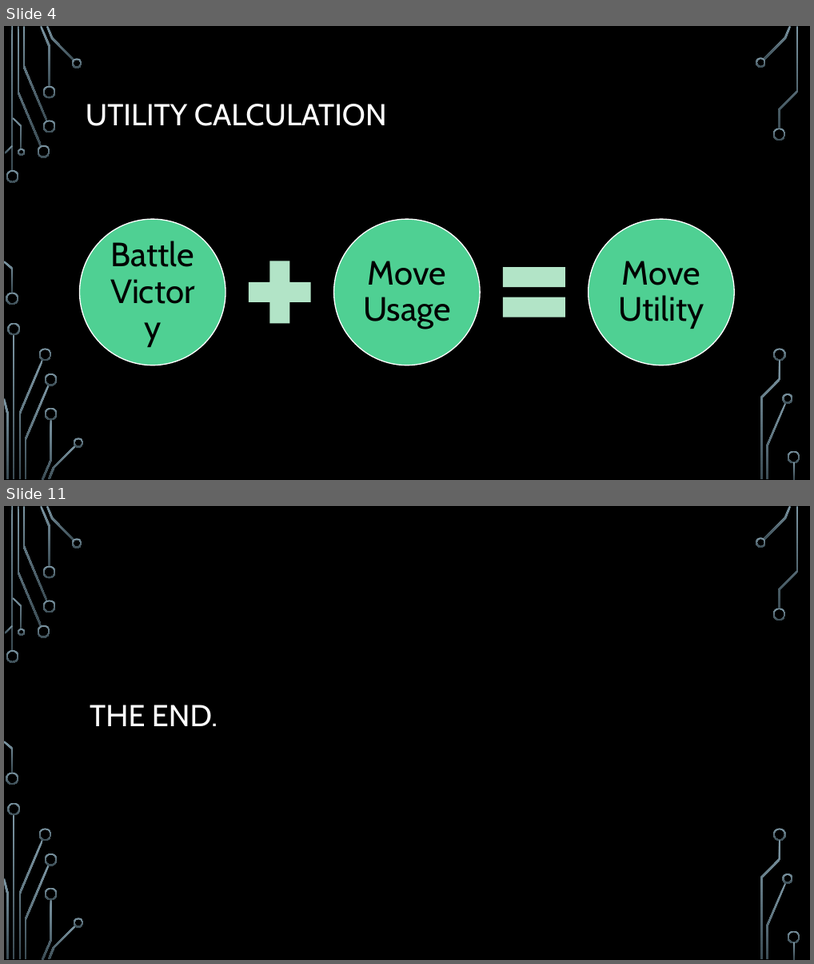
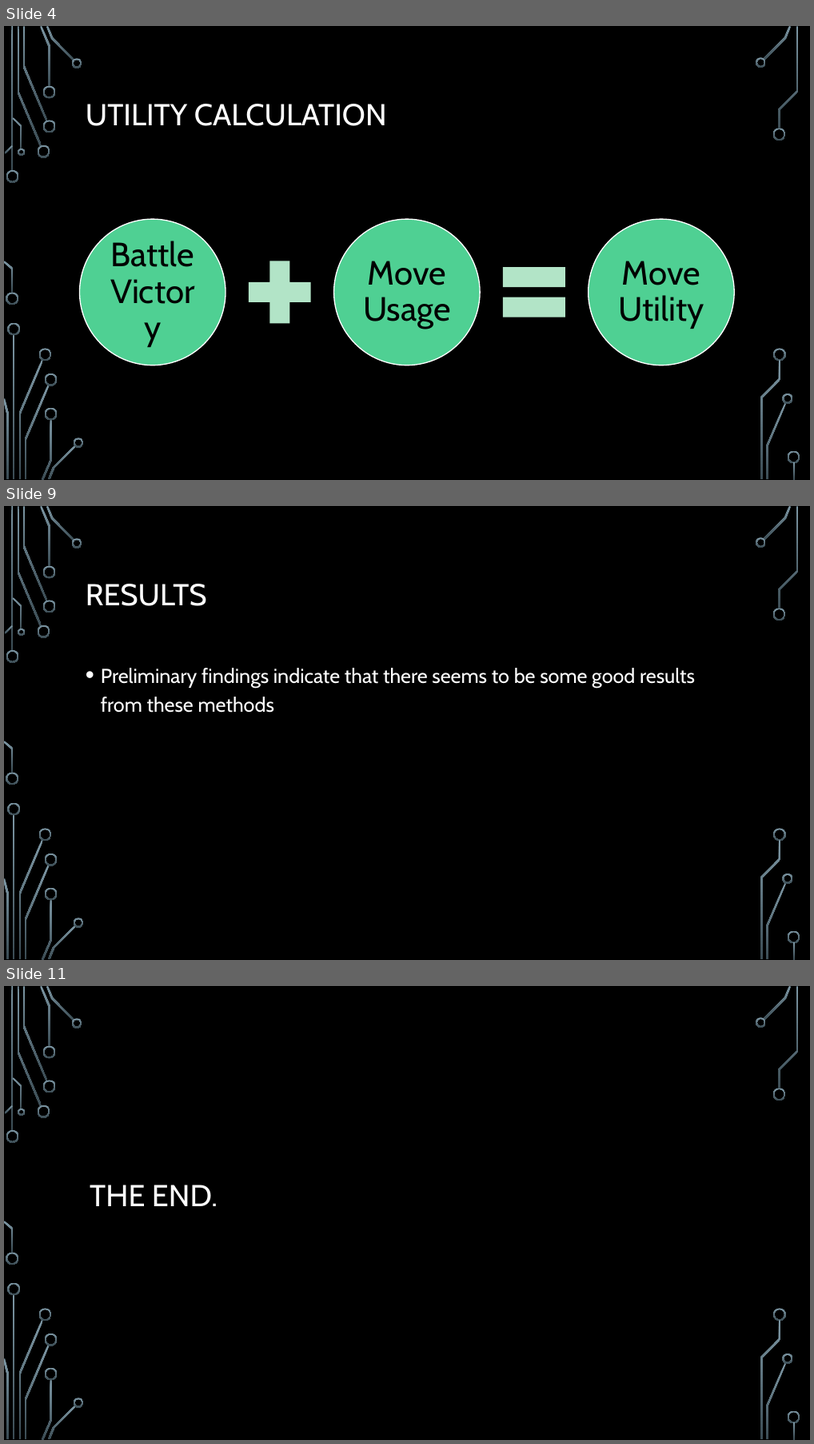
Before and after one commit to acbart/attribute-learning-system, a slide deck: presentation/Attribute Learning System Presentation.pptx. Shown one above the other, each under a label of ours: slides 4 and 11 before the commit, slides 4, 9 and 11 after it; the slides between them are not shown. The pictures are 814x964 and 814x1444 pixels, drawn with LibreOffice and Linux fonts; fonts in the diff are those of the drawing; background and template pictures are left out. Boxes give left, top, right and bottom in pixels: in the first picture for what was removed or moved away, otherwise in the second. Text is boxed around its words. In the diff, an @@ line names an element or a change of style, - is before the commit and + after.

```diff
--- a/presentation/Attribute Learning System Presentation.pptx
+++ b/presentation/Attribute Learning System Presentation.pptx
@@ slide 9 added at box(4, 506, 810, 960), background picture (left out); not listed: 36 template elements that a slide beside it also shows @@
@@ title added at box(86, 584, 207, 606), 36 pt, text #FFFFFF @@
+RESULTS
@@ text added at box(101, 668, 695, 712), 24 pt, text #FFFFFF @@
+• Preliminary findings indicate that there seems to be some good results from these methods
```
Also in this commit, not shown: 5 slides changed, 3 slides removed, 1 other file.
